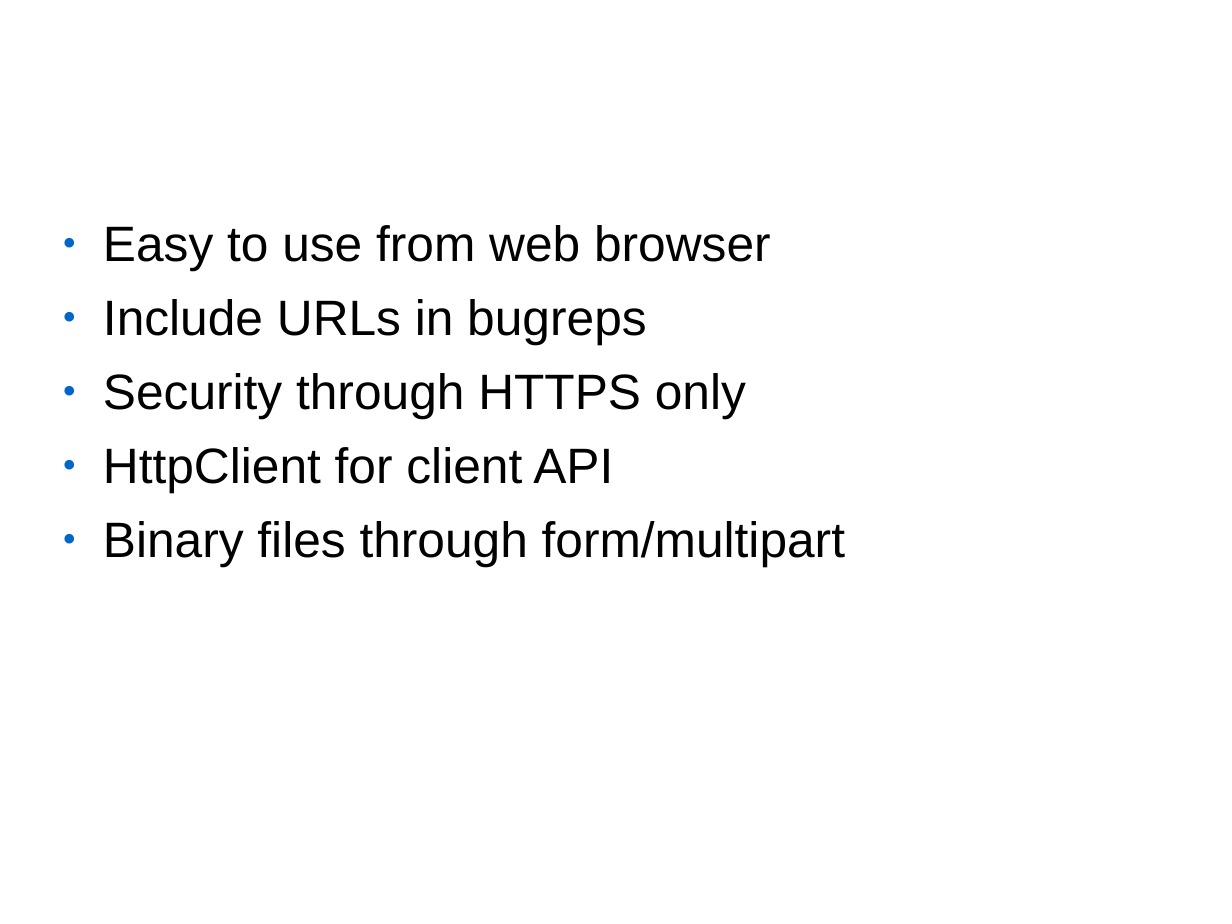
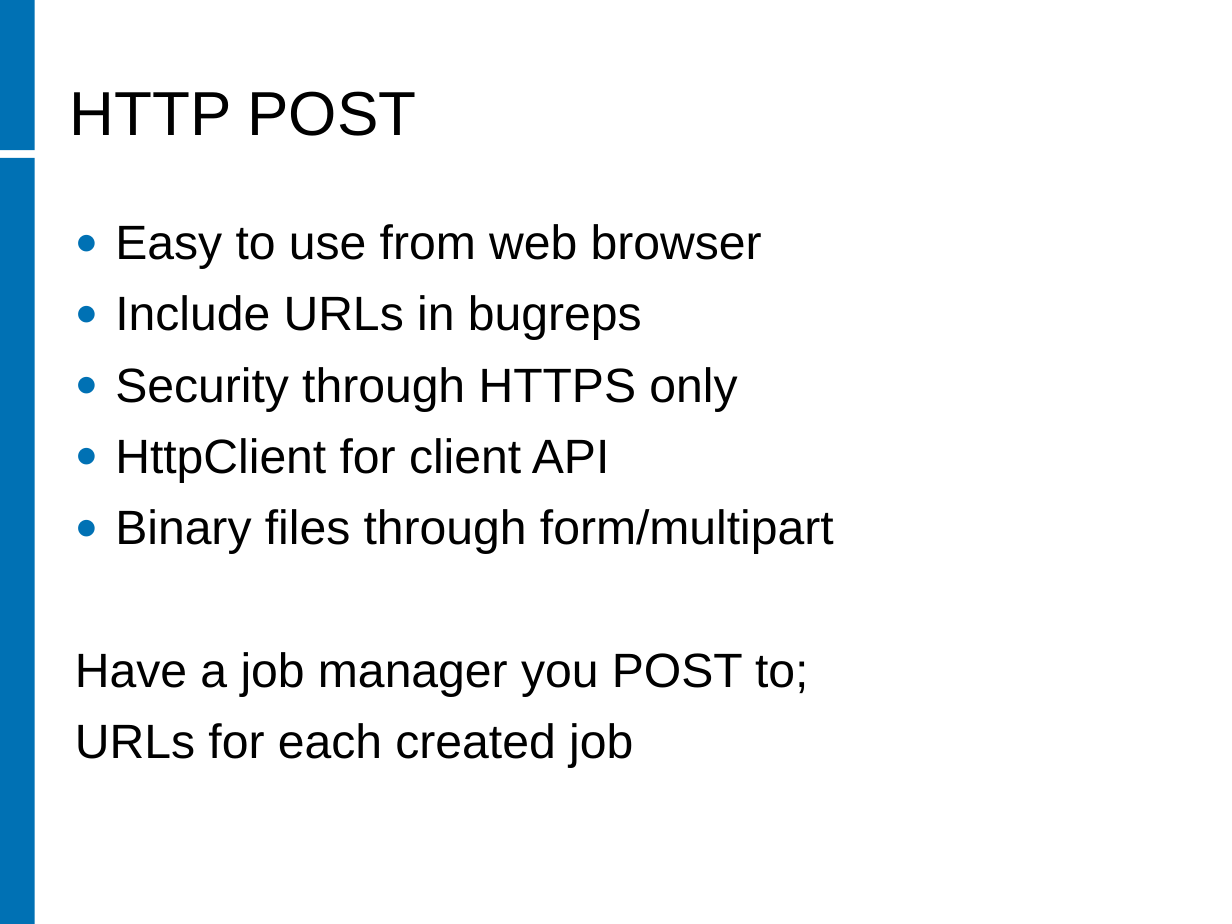
Before and after one commit to rhusar/smartfrog, a slide deck: slide 10 of core/components/hadoop/doc/workshop/mombasa.ppt (slide 9 before the commit). Drawn at 1232x924 pixels with LibreOffice and Linux fonts; fonts in the diff are those of the drawing; background and template pictures are left out. Boxes give left, top, right and bottom in pixels: in the first picture for what was removed or moved away, otherwise in the second. Text is boxed around its words. In the diff, an @@ line names an element or a change of style, - is before the commit and + after.

```diff
--- a/core/components/hadoop/doc/workshop/mombasa.ppt
+++ b/core/components/hadoop/doc/workshop/mombasa.ppt
@@ rectangle added at [0,0,35,150], fill #0071B4 @@
@@ title "HTTP POST" at [70,91,416,136]: size 44 to 40 pt, text colour #FFFFFF to #000000, bold off; alignment centre to left; more space between paragraphs; vertical alignment middle to bottom @@
@@ rectangle added at [0,158,35,923], fill #0071B4 @@
@@ text at [115,224,834,554]: size 32 to 31 pt in "Easy to use from web browser", "Include URLs in bugreps", "Security through HTTPS only", "HttpClient for client API" and 1 more places; bullet colour #0066CC to #0071B4 @@
@@ text at [75,652,808,768]: paragraphs added @@
+Have a job manager you POST to;
+URLs for each created job
```
Also in this commit, not shown: 8 other slides changed, 4 slides added, 2 slides removed, 2 other files.
